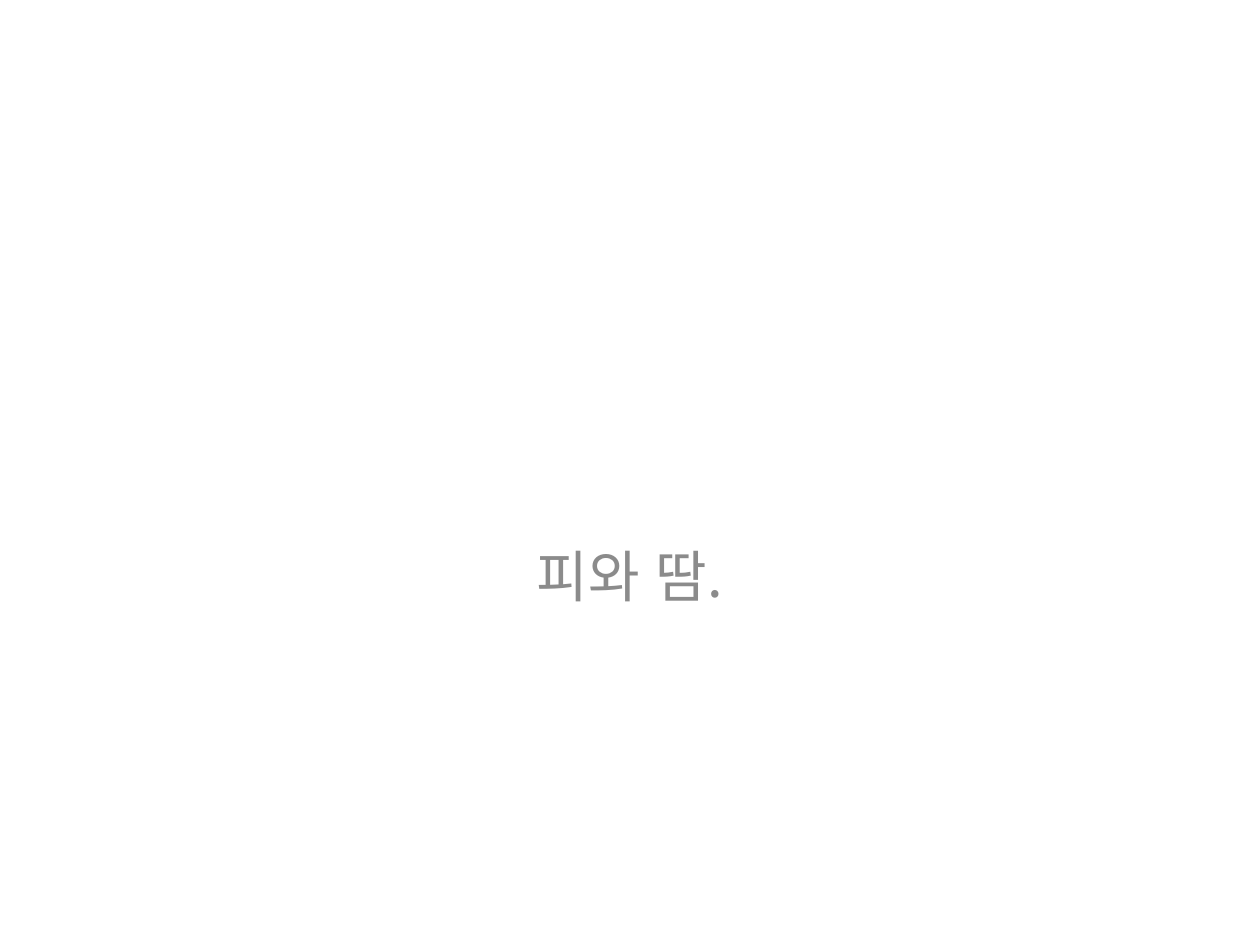
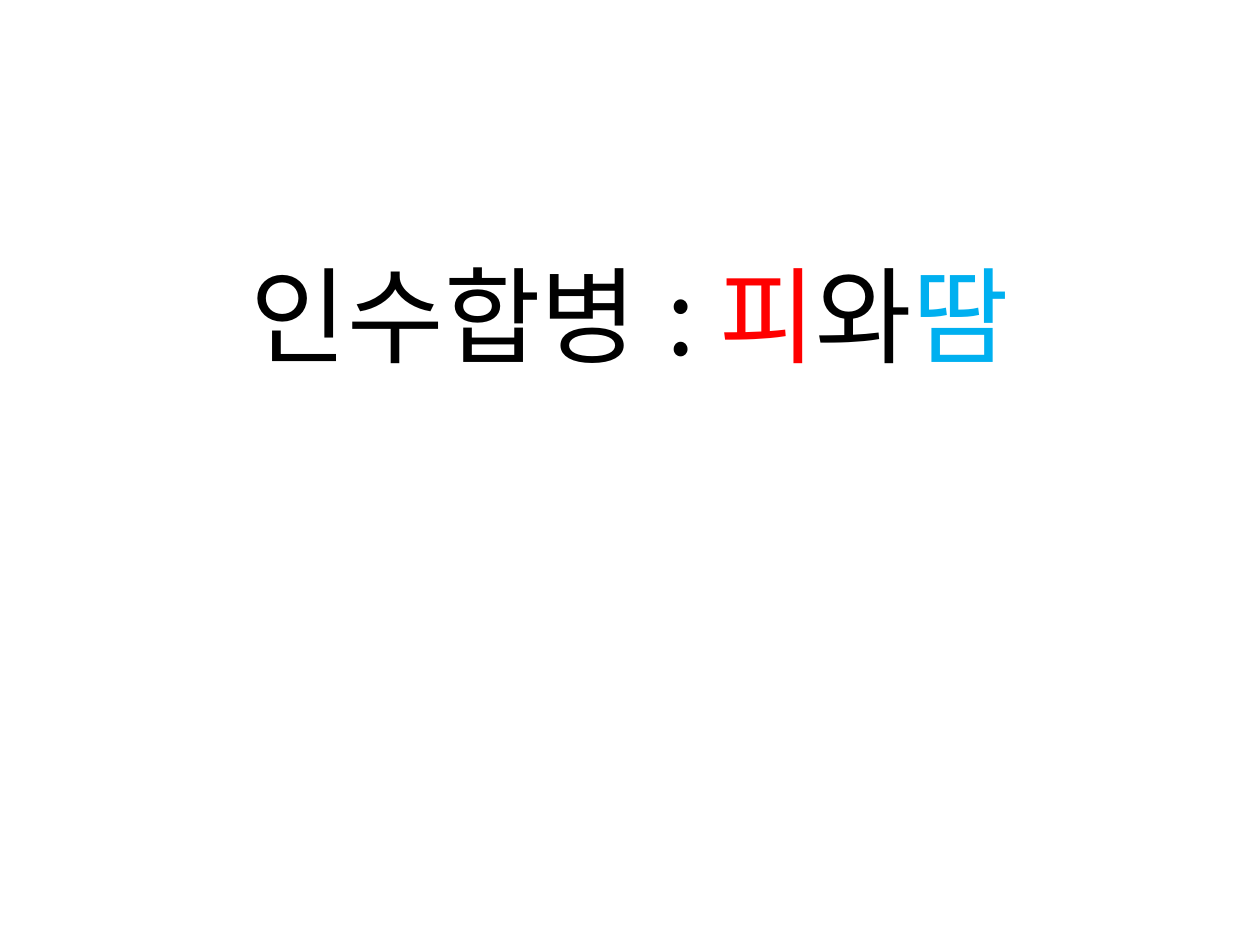
Before and after one commit to statKim/2018_Multicampus_Project, a slide deck: slide 1 of 피와땀.pptx. Drawn at 1260x945 pixels with LibreOffice and Linux fonts; fonts in the diff are those of the drawing. Boxes give left, top, right and bottom in pixels: in the first picture for what was removed or moved away, otherwise in the second. Text is boxed around its words. In the diff, an @@ line names an element or a change of style, - is before the commit and + after.

```diff
--- a/피와땀.pptx
+++ b/피와땀.pptx
@@ subtitle at bbox=[251, 267, 1009, 364]: text changed; size 32 to 60 pt; text colour #8C8C8C to #000000 @@
-피와 땀.
+인수합병 : 피와땀
```
Also in this commit, not shown: 1 other slide changed.
